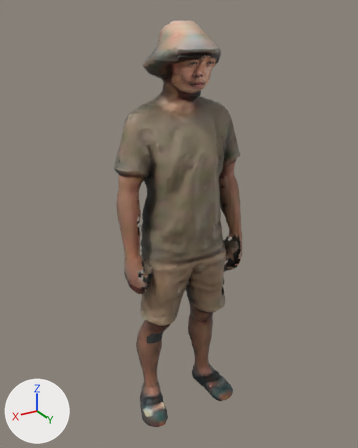
One commit to the glTF model public/models/ma/nhanvat/tp-007.glb: the scene before it, then after it.
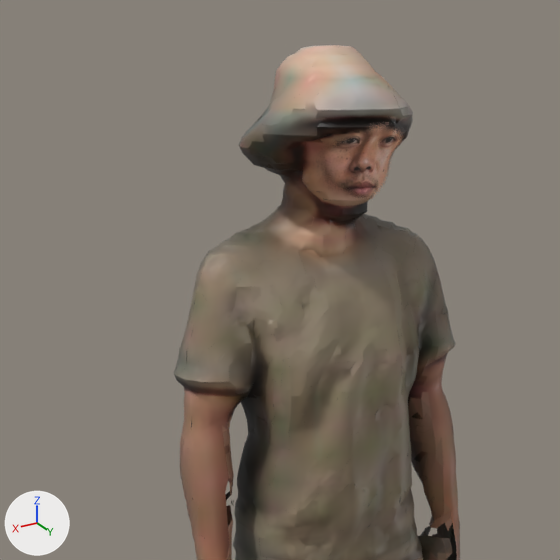
Each version is shown whole from a camera (50 mm lens) standing at (1.01, 1.634, 1.782) and looking at (0.007, -0.038, 0.946), then close up on the part from 10% to 80% of the width and 0% to 56% of the height. The lights are fixed; the arrows at lower left show +X, +Y and +Z. The last two pictures show the newer version. Vertices at exactly the same position are counted once.

Objects in the first close-up: 'Body'.
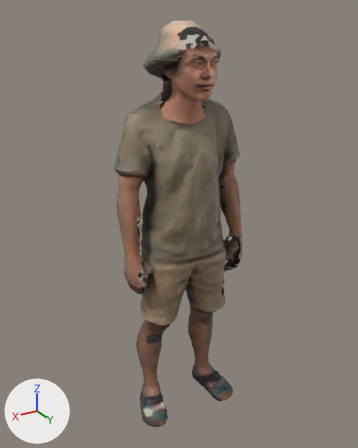
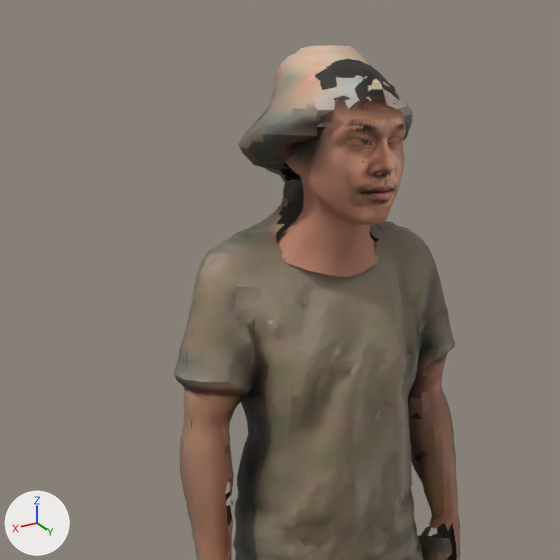
What differs and where, as boxes (x1, y1, x2, y2) in the close-ups (560 x 560 px):
part 1 of me_body, built on
    before: (277, 105, 404, 257)
    after: (276, 59, 406, 277)
part 2 of me_body, recoloured
    before: (362, 122, 397, 199)
    after: (311, 108, 405, 197)

The edits, one by one:
Picture 'dau-chuan' (img_dau_chuan) is new.
Material 'DauChuan' (mat_dauchuan) is new.
Uses the picture img_dau_chuan.
me_body is used by ob_body; location (0.0, 0.0, 0.0).
me_body had 12170 vertices, 17236 faces and spanned x -0.28..0.28, y -0.17..0.13, z 0.0..1.75.
me_body now has 13375 vertices, 19328 faces and spans x -0.28..0.28, y -0.17..0.17, z 0.0..1.75.
me_body part 1: 177 vertices moved from x -0.08..0.08, y -0.01..0.13, z 1.44..1.66 to x -0.08..0.08, y -0.01..0.15, z 1.44..1.69; 822 vertices removed from x -0.09..0.1, y -0.05..0.13, z 1.42..1.66; 2027 vertices added at x -0.11..0.11, y -0.09..0.17, z 1.39..1.73.
me_body part 2: 137 faces spanning x -0.07..0.08, y 0.05..0.15, z 1.51..1.67 switch from mat_face2d to mat_dauchuan.
